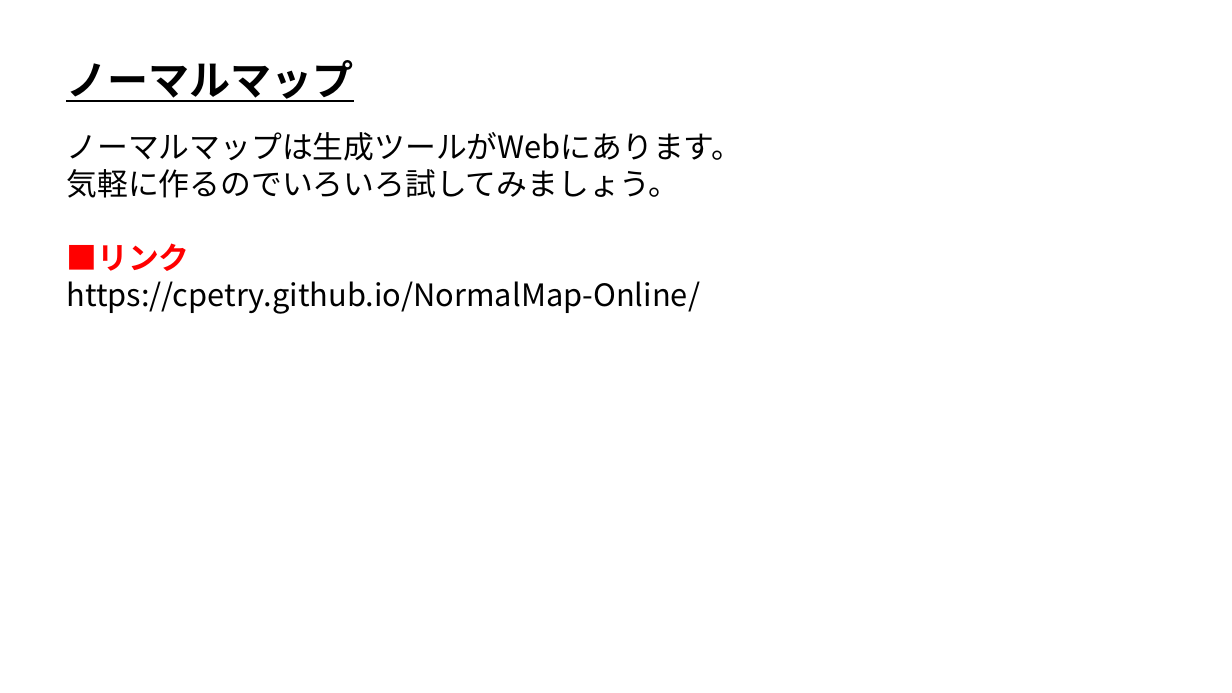
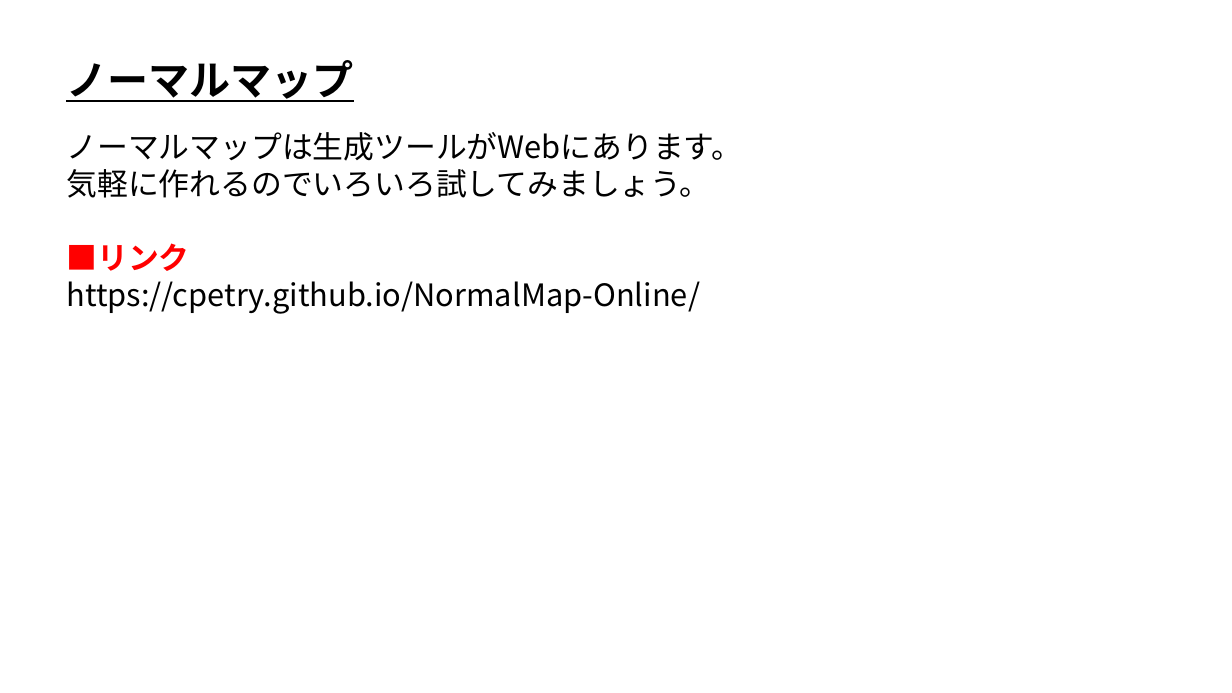
Before and after one commit to ArakiYusuke-Ohara/Textbook, a slide deck: slide 20 of ゲーム科2年/01_後期/ゲームプログラミング応用Ⅰ/05_ノーマルマップ.pptx. Drawn at 1232x693 pixels with LibreOffice and Linux fonts; fonts in the diff are those of the drawing. Boxes give left, top, right and bottom in pixels: in the first picture for what was removed or moved away, otherwise in the second. Text is boxed around its words. In the diff, an @@ line names an element or a change of style, - is before the commit and + after.

```diff
--- a/ゲーム科2年/01_後期/ゲームプログラミング応用Ⅰ/05_ノーマルマップ.pptx
+++ b/ゲーム科2年/01_後期/ゲームプログラミング応用Ⅰ/05_ノーマルマップ.pptx
@@ text at [66,169,710,198]: text changed @@
-気軽に作るのでいろいろ試してみましょう。
+気軽に作れるのでいろいろ試してみましょう。
```
Also in this commit, not shown: 2 other slides changed, 4 other files.
